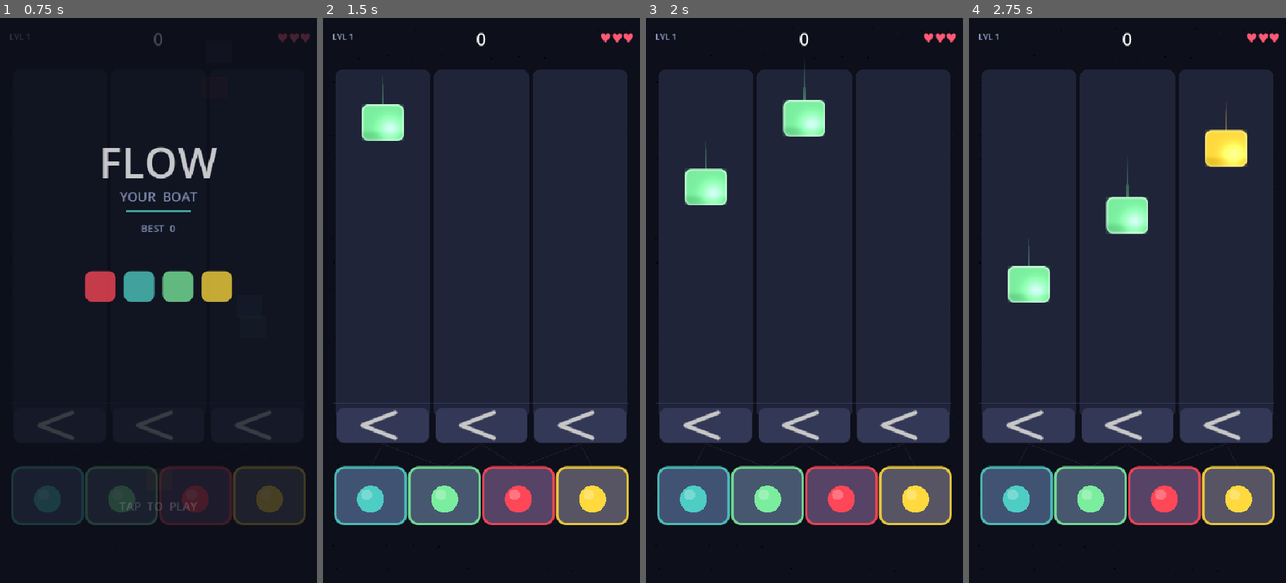
Above: before the commit, frames 1-4 (left to right).
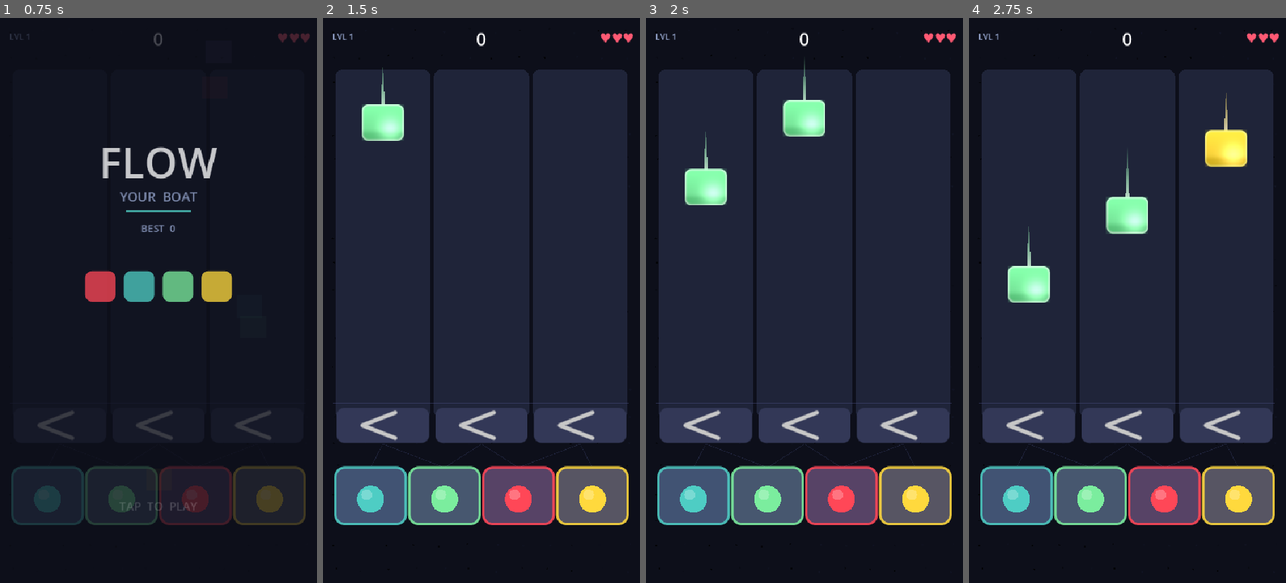
Above: after the commit, the same moments.

Repository: ninjahawk/Flow-Your-Boat
Game: Godot game, scene res://scenes/Main.tscn
The game is run twice, just before and just after one commit, with the same random seed, the same clock (stepped at 60 frames per second) and the same inputs.
Inputs (mouse positions are in pixels of both pictures, inside the frame that each line leads up to):
- Up to frame 1 (0.75 s): tap Enter at 0.5 s; move the mouse to (228, 272) at 0.52 s; click (228, 272) at 0.67 s
- Up to frame 2 (1.5 s): move the mouse to (418, 328) at 1.27 s; click (418, 328) at 1.42 s
- Up to frame 3 (2 s): no input
- Up to frame 4 (2.75 s): move the mouse to (1159, 176) at 2.02 s; click (1159, 176) at 2.17 s

Frame 1 is identical in both runs. In frame 2, less than 0.1% of the frame differs, in the area x 18-20%, y 8-16%; in frame 3, less than 0.1%; in frame 4, 0.2%, in the area x 18-82%, y 13-44%.

Commit message:
Thicker item trails, item depth gradient, smart player fix, template download
- FlowItem: trail width 10-16px (scaled by item_type), 16 points at 5px gap,
  gradient uses GLOW_COLORS for brighter tail end
- item.gdshader: vertical gradient (UV.y) adds 3D depth — lighter top/darker bottom
- TestPlayer: prioritize item closest to gate per lane (highest Y position in state=0)
  prevents flip-flopping when two items in same lane need opposite directions
- tools/download_templates.ps1: persisted download script for 1.3GB Godot templates

Co-Authored-By: Claude Sonnet 4.6 <noreply@anthropic.com>

Diff:
--- a/scripts/FlowItem.gd
+++ b/scripts/FlowItem.gd
@@ -31,8 +31,8 @@
 
 const ITEM_SIZE  := Vector2(72.0, 62.0)
 const CORNER_R   := 12.0
-const TRAIL_LEN  := 10
-const TRAIL_GAP  := 8.0   # pixels between trail points
+const TRAIL_LEN  := 16
+const TRAIL_GAP  := 5.0
 
 const ITEM_SHADER := preload("res://shaders/item.gdshader")
 
@@ -63,22 +63,21 @@
 	add_child(_visual)
 
 func _build_trail() -> void:
-	# Trail is added to the SCENE ROOT (not as a child) so it keeps
-	# world positions while the item moves. We free it when item exits.
 	_trail = Line2D.new()
-	_trail.width          = 6.0
+	_trail.width          = 10.0 + float(item_type) * 3.0  # RUSH = wider trail
 	_trail.width_curve    = _make_taper_curve()
 	_trail.begin_cap_mode = Line2D.LINE_CAP_ROUND
 	_trail.end_cap_mode   = Line2D.LINE_CAP_ROUND
-	_trail.z_index        = 7   # just below items (z=10)
+	_trail.z_index        = 7
 
 	var col := Palette.ITEM_COLORS[color_id]
+	var glow := Palette.GLOW_COLORS[color_id]
 	var grad := Gradient.new()
 	grad.set_color(0, Color(col.r, col.g, col.b, 0.0))
-	grad.set_color(1, Color(col.r, col.g, col.b, 0.55))
+	grad.add_point(0.5, Color(col.r, col.g, col.b, 0.15))
+	grad.set_color(1, Color(glow.r, glow.g, glow.b, 0.65))
 	_trail.gradient = grad
 
-	# Add directly to the scene so points are in world space
 	get_tree().current_scene.add_child(_trail)
 
 func _make_taper_curve() -> Curve:
--- a/scripts/autoload/TestPlayer.gd
+++ b/scripts/autoload/TestPlayer.gd
@@ -63,44 +63,39 @@
 	if gates.is_empty() or bins.is_empty():
 		return
 
-	# Build a color→bin_index map
 	var color_to_bin := {}
 	for b in bins:
 		color_to_bin[b.color_id] = b.bin_index
 
-	# For each falling item, determine the correct gate direction
+	# For each lane, find the item CLOSEST to the gate (highest Y, state=0)
+	# and set the gate for that item only. Ignores items higher up.
+	var closest_per_lane := {}  # lane_idx → item with highest y
 	for child in items:
 		var item := child as FlowItem
-		if not is_instance_valid(item):
-			continue
-		# Only act when item is above the gate (state 0 = falling)
-		if item.get("_state") != 0:
-			continue
-		var lane_idx: int = item.lane_index
-		if lane_idx >= gates.size():
-			continue
+		if not is_instance_valid(item): continue
+		if item.get("_state") != 0: continue
+		var li: int = item.lane_index
+		if not closest_per_lane.has(li) or item.position.y > closest_per_lane[li].position.y:
+			closest_per_lane[li] = item
 
+	for li in closest_per_lane:
+		var item := closest_per_lane[li] as FlowItem
+		if li >= gates.size(): continue
 		var gate: Gate = null
 		for g in gates:
-			if g.lane_index == lane_idx:
-				gate = g
-				break
-		if gate == null:
-			continue
+			if g.lane_index == li: gate = g; break
+		if gate == null: continue
 
 		var item_color: int = item.color_id
-		# Correct direction: LEFT (-1) → bin[lane_idx], RIGHT (+1) → bin[lane_idx+1]
 		var correct_dir: int = -1
 		if color_to_bin.has(item_color):
-			var target_bin_idx: int = color_to_bin[item_color]
-			if target_bin_idx == lane_idx + 1:
-				correct_dir = 1
-			# else correct_dir stays -1 (left)
+			var target: int = color_to_bin[item_color]
+			if target == li + 1: correct_dir = 1
 
 		if gate.direction != correct_dir:
 			_simulate_click_on(gate)
 			_log.append("t=%.1f SMART: gate[%d] set to %s for color %d" % [
-				_t, lane_idx, ("R" if correct_dir == 1 else "L"), item_color
+				_t, li, ("R" if correct_dir == 1 else "L"), item_color
 			])
 
 # ----------------------------------------------------------------
--- a/shaders/item.gdshader
+++ b/shaders/item.gdshader
@@ -39,6 +39,9 @@
 
     // ---- Base color assembly ----
     vec3 col = item_color.rgb;
+    // Vertical gradient: top slightly lighter, bottom darker (depth)
+    float vert_grad = 1.0 + (0.5 - UV.y) * 0.22;
+    col *= vert_grad;
     col = mix(col, min(col * 2.2 + 0.15, vec3(1.0)), rim * 0.65);
     col += vec3(highlight);
     col -= vec3(shadow * 0.3);
